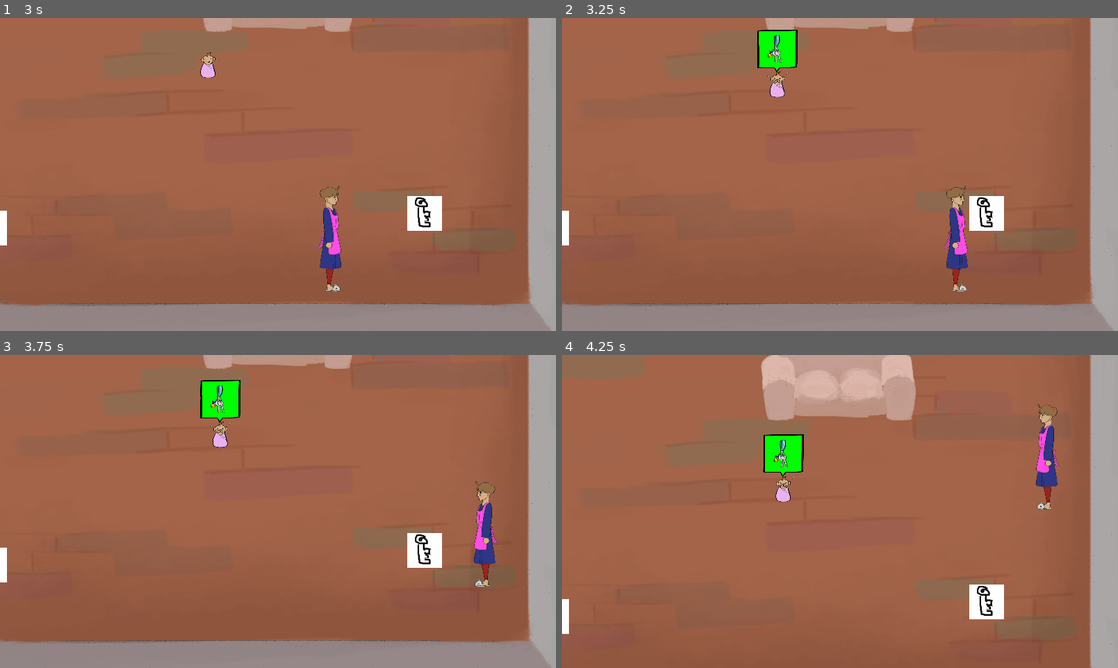
Above: before the commit, frames 1-4 (two rows, left to right).
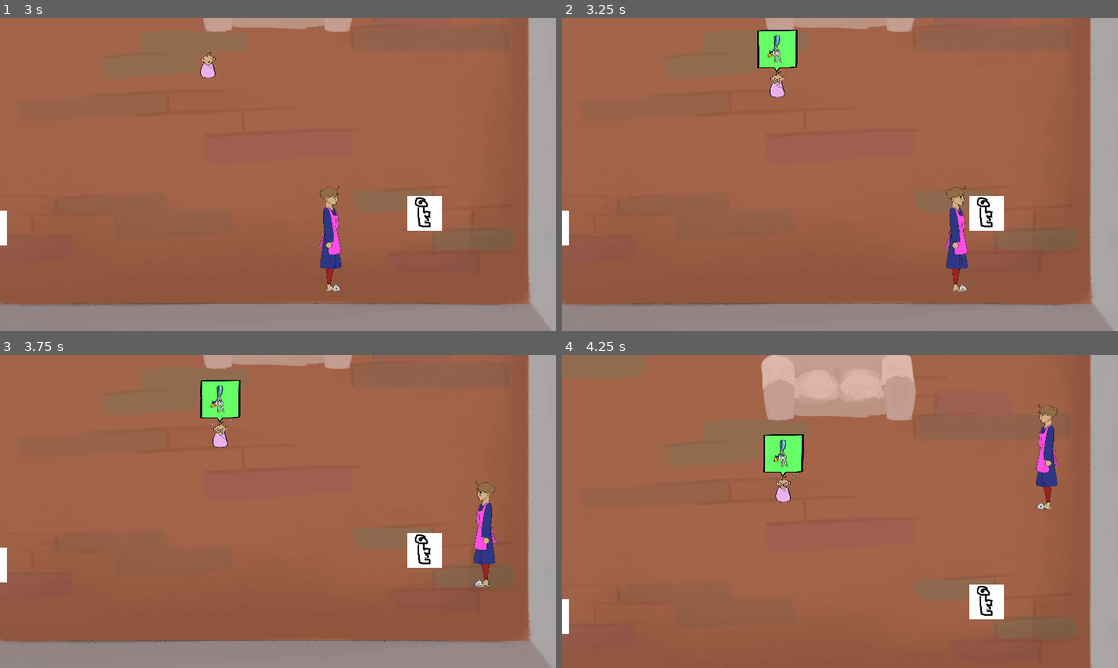
Above: after the commit, the same moments.

Repository: okay-cam/raising_kids
Game: Godot game, scene res://src/start_menu.tscn
Two runs of this game, one before a commit and one after it. Both use one fixed random seed, a clock stepped at 60 frames per second and the inputs below.
Inputs (mouse positions are in pixels of both pictures, inside the frame that each line leads up to):
- Up to frame 1 (3 s): click "Start" at 0.5 s; tap Enter at 1.25 s; move the mouse to (400, 158) at 1.27 s; hold D (right) 1.28-2.03 s; click (400, 158) at 1.35 s; move the mouse to (166, 190) at 2.02 s; hold S (down) 2.03-2.78 s; tap E (pickup) at 2.1 s; move the mouse to (333, 105) at 2.77 s; hold D (right) from 2.78 s (still down); click (333, 105) at 2.85 s
- Up to frame 2 (3.25 s): keep holding D (right)
- Up to frame 3 (3.75 s): move the mouse to (250, 574) at 3.52 s; release D (right) at 3.53 s; hold W (up) from 3.53 s (still down); tap E (pickup) at 3.6 s
- Up to frame 4 (4.25 s): keep holding W (up)

Frame 1 is identical in both runs. In frame 2, 0.7% of the frame differs, in the area x 35-43%, y 4-19%; in frame 3, 0.7%; in frame 4, 0.7%, in the area x 36-44%, y 25-41%.

Commit message:
new child frames & script fixes

Diff:
--- a/src/Child.gd
+++ b/src/Child.gd
@@ -86,7 +86,7 @@
 	init()
 
 func init():
-	do_walk_animation()
+	do_character_animation()
 	remove_request()
 	refresh_request_bag()
 	$StartRequest.start(CHILL_TIME / 4)
@@ -118,11 +118,13 @@
 
 	# face left when moving left
 	if state == WALK:
-		do_walk_animation()
 		$Sprite.flip_h = direction.x < 0
 
 	if state == REQUEST:
-		do_request_animation()
+
+		if age == BABY:
+			do_character_animation()
+
 		$Sprite.flip_h = false
 
 		# patience runs out after SERVE_TIME seconds
@@ -192,6 +194,8 @@
 			# increase age after all requests
 			if completed_requests >= TOTAL_REQUESTS:
 				increase_age()
+
+			do_character_animation()
 
 	# DO THIS CODE REGARDLESS OF CORRECT ITEM
 
@@ -252,19 +256,19 @@
 	patience_bar.tint_progress.h = 0.333
 
 	# change sprite animation to requesting
-	do_request_animation()
-
-
-func do_request_animation():
+	if age == BABY:
+		do_character_animation()
+
+func do_character_animation():
+	# dont animate if dead
 	if state == DEAD:
 		return
-	$Sprite.play(str(age) + "Request")
-	$PatienceNode.position.y = REQUEST_BOX_HEIGHT[age]
-
-func do_walk_animation():
-	if state == DEAD:
-		return
-	$Sprite.play(str(age) + "Walk")
+	# cry animation if baby
+	if age == BABY and state == REQUEST:
+		$Sprite.play(str(age) + "Request")
+	else:
+		$Sprite.play(str(age))
+	# set height of request bubble
 	$PatienceNode.position.y = REQUEST_BOX_HEIGHT[age]
 
 func remove_request():
--- a/src/Child.tscn
+++ b/src/Child.tscn
@@ -7,54 +7,54 @@
 [ext_resource path="res://src/theme.tres" type="Theme" id=5]
 [ext_resource path="res://assets/items/bubble.png" type="Texture" id=6]
 [ext_resource path="res://assets/items/tombstone.PNG" type="Texture" id=7]
-[ext_resource path="res://assets/children/kid.png" type="Texture" id=8]
+[ext_resource path="res://assets/children/child_spin2.png" type="Texture" id=8]
 [ext_resource path="res://assets/children/baby cry 1.png" type="Texture" id=9]
-[ext_resource path="res://assets/children/teen spin1.png" type="Texture" id=10]
+[ext_resource path="res://assets/children/teen_spin1.png" type="Texture" id=10]
 [ext_resource path="res://assets/children/baby cry 3.png" type="Texture" id=11]
 [ext_resource path="res://assets/children/adult spin1.png" type="Texture" id=12]
 [ext_resource path="res://assets/children/baby cry 4.png" type="Texture" id=13]
+[ext_resource path="res://assets/children/adult spin 6.png" type="Texture" id=14]
+[ext_resource path="res://assets/children/adult spin 4.png" type="Texture" id=15]
+[ext_resource path="res://assets/children/adult spin2.png" type="Texture" id=16]
+[ext_resource path="res://assets/children/adult spin 5.png" type="Texture" id=17]
+[ext_resource path="res://assets/children/adult spin3.png" type="Texture" id=18]
+[ext_resource path="res://assets/children/child_spin6.png" type="Texture" id=19]
+[ext_resource path="res://assets/children/child_spin5.png" type="Texture" id=20]
+[ext_resource path="res://assets/children/child_spin4.png" type="Texture" id=21]
+[ext_resource path="res://assets/children/child_spin1.png" type="Texture" id=22]
+[ext_resource path="res://assets/children/child_spin3.png" type="Texture" id=23]
+[ext_resource path="res://assets/children/teen_spin5.png" type="Texture" id=24]
+[ext_resource path="res://assets/children/teen_spin4.png" type="Texture" id=25]
+[ext_resource path="res://assets/children/teen_spin6.png" type="Texture" id=26]
+[ext_resource path="res://assets/children/teen_spin2.png" type="Texture" id=27]
+[ext_resource path="res://assets/children/teen_spin3.png" type="Texture" id=28]
 
 [sub_resource type="SpriteFrames" id=1]
 animations = [ {
+"frames": [ ExtResource( 2 ) ],
+"loop": true,
+"name": "1",
+"speed": 5.0
+}, {
 "frames": [ ExtResource( 9 ), ExtResource( 1 ), ExtResource( 11 ), ExtResource( 13 ) ],
 "loop": true,
 "name": "1Request",
-"speed": 8.0
+"speed": 6.0
 }, {
-"frames": [ ExtResource( 2 ) ],
+"frames": [ ExtResource( 22 ), ExtResource( 8 ), ExtResource( 23 ), ExtResource( 21 ), ExtResource( 20 ), ExtResource( 19 ) ],
 "loop": true,
-"name": "1Walk",
-"speed": 5.0
+"name": "2",
+"speed": 6.0
 }, {
-"frames": [ ExtResource( 8 ) ],
+"frames": [ ExtResource( 10 ), ExtResource( 27 ), ExtResource( 28 ), ExtResource( 25 ), ExtResource( 24 ), ExtResource( 26 ) ],
 "loop": true,
-"name": "2Request",
-"speed": 5.0
+"name": "3",
+"speed": 6.0
 }, {
-"frames": [ ExtResource( 8 ) ],
+"frames": [ ExtResource( 12 ), ExtResource( 16 ), ExtResource( 18 ), ExtResource( 15 ), ExtResource( 17 ), ExtResource( 14 ) ],
 "loop": true,
-"name": "2Walk",
-"speed": 5.0
-}, {
-"frames": [ ExtResource( 10 ) ],
-"loop": true,
-"name": "3Request",
-"speed": 5.0
-}, {
-"frames": [ ExtResource( 10 ) ],
-"loop": true,
-"name": "3Walk",
-"speed": 5.0
-}, {
-"frames": [ ExtResource( 12 ) ],
-"loop": true,
-"name": "4Request",
-"speed": 5.0
-}, {
-"frames": [ ExtResource( 12 ) ],
-"loop": true,
-"name": "4Walk",
-"speed": 5.0
+"name": "4",
+"speed": 6.0
 }, {
 "frames": [ ExtResource( 7 ) ],
 "loop": false,
@@ -77,7 +77,8 @@
 position = Vector2( 0, -72 )
 scale = Vector2( 0.15, 0.15 )
 frames = SubResource( 1 )
-animation = "4Request"
+animation = "4"
+frame = 5
 
 [node name="PatienceNode" type="Node2D" parent="."]
 position = Vector2( 0, -150 )
@@ -104,7 +105,7 @@
 value = 80.5
 texture_under = ExtResource( 6 )
 texture_progress = ExtResource( 6 )
-tint_progress = Color( 0, 1, 0.415686, 1 )
+tint_progress = Color( 0.4, 1, 0.4, 1 )
 
 [node name="Icon" type="AnimatedSprite" parent="PatienceNode/Patience"]
 position = Vector2( 288, 310 )
--- a/src/ChildSpawner.gd
+++ b/src/ChildSpawner.gd
@@ -2,7 +2,8 @@
 
 export var spawn_offset := Vector2(0, 100)
 
-const ChildResource = preload("res://src/Child.tscn")
+#onready var ChildResource = preload("res://src/Child.tscn")
+export var ChildResource : Resource
 
 # first open door & run timer to spawn child
 # spawn child and run timer to close door
--- a/src/ChildSpawner.tscn
+++ b/src/ChildSpawner.tscn
@@ -1,8 +1,9 @@
-[gd_scene load_steps=5 format=2]
+[gd_scene load_steps=6 format=2]
 
 [ext_resource path="res://src/ChildSpawner.gd" type="Script" id=1]
 [ext_resource path="res://assets/environment/doore_open.png" type="Texture" id=2]
 [ext_resource path="res://assets/environment/doore_closed.png" type="Texture" id=3]
+[ext_resource path="res://src/Child.tscn" type="PackedScene" id=4]
 
 [sub_resource type="SpriteFrames" id=1]
 animations = [ {
@@ -19,6 +20,7 @@
 
 [node name="ChildSpawner" type="Node2D"]
 script = ExtResource( 1 )
+ChildResource = ExtResource( 4 )
 
 [node name="Sprite" type="AnimatedSprite" parent="."]
 scale = Vector2( 0.5, 1 )
@@ -33,5 +35,8 @@
 wait_time = 0.5
 one_shot = true
 
+[node name="Position2D" type="Position2D" parent="."]
+position = Vector2( 0, 100 )
+
 [connection signal="timeout" from="SpawnChild" to="." method="_on_SpawnChild_timeout"]
 [connection signal="timeout" from="CloseDoor" to="." method="_on_CloseDoor_timeout"]
--- a/src/Level.tscn
+++ b/src/Level.tscn
@@ -80,7 +80,7 @@
 position = Vector2( -133, -445 )
 
 [node name="ChildSpawnTimer" type="Timer" parent="."]
-wait_time = 13.0
+wait_time = 15.0
 one_shot = true
 autostart = true
 
Binary file added: assets/children/child_spin1.png
Not shown, added: assets/children/child_spin1.png.import
Binary file added: assets/children/child_spin2.png
Not shown, added: assets/children/child_spin2.png.import
Binary file added: assets/children/child_spin3.png
Not shown, added: assets/children/child_spin3.png.import
Binary file added: assets/children/child_spin4.png
Not shown, added: assets/children/child_spin4.png.import
Binary file added: assets/children/child_spin5.png
Not shown, added: assets/children/child_spin5.png.import
Binary file added: assets/children/child_spin6.png
Not shown, added: assets/children/child_spin6.png.import
(and 15 more such lines)
